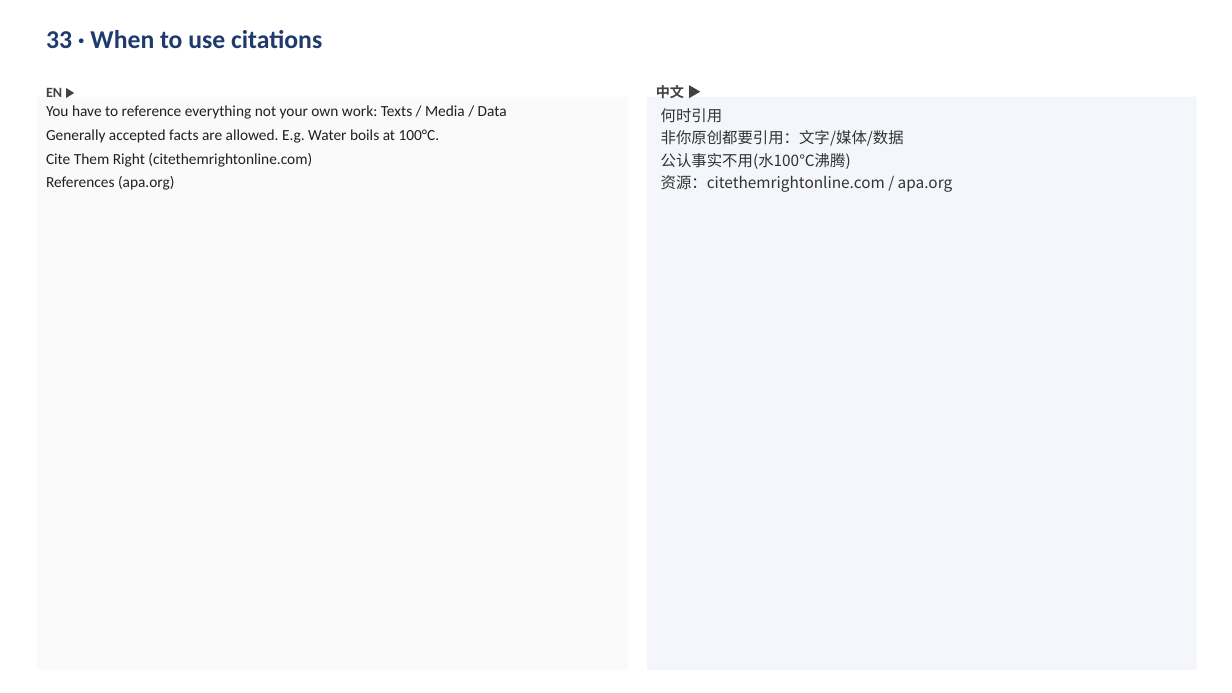
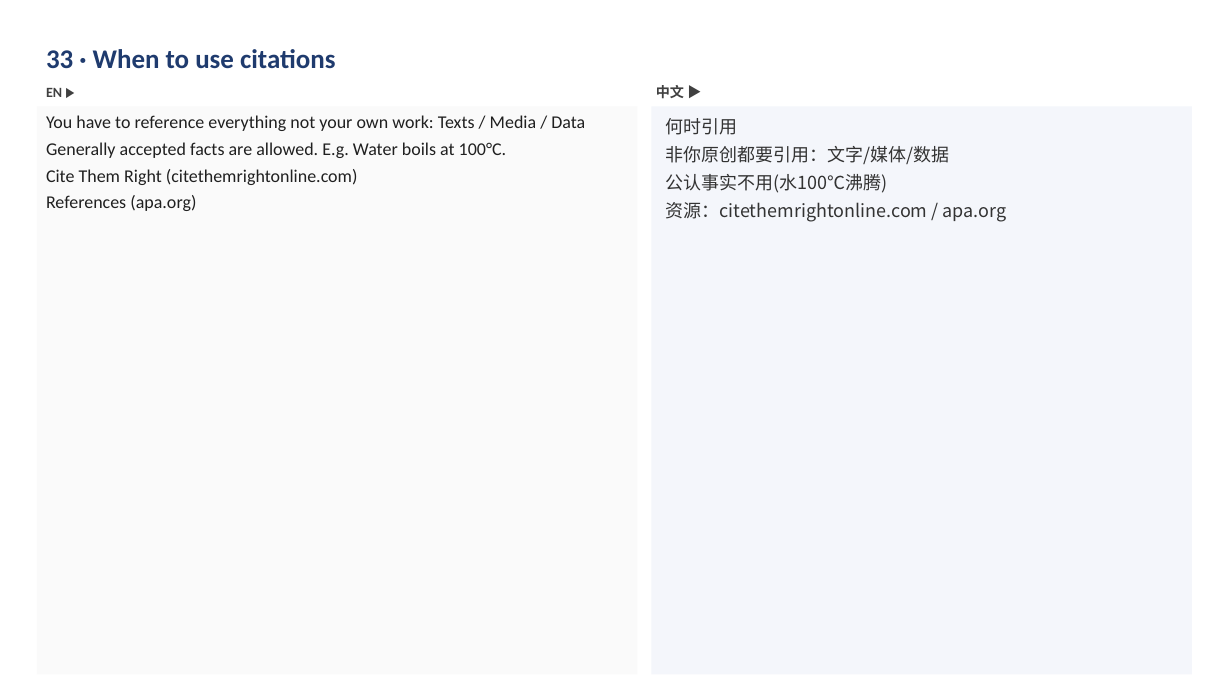
Before and after one commit to 975801846-star/workspace-outputs, a slide deck: slide 33 of LLP307_EAP_写作课_中英对照.pptx. Drawn at 1232x693 pixels with LibreOffice and Linux fonts; fonts in the diff are those of the drawing. Boxes give left, top, right and bottom in pixels: in the first picture for what was removed or moved away, otherwise in the second. Text is boxed around its words. In the diff, an @@ line names an element or a change of style, - is before the commit and + after.

Commit message:
LLP307 EAP bilingual slides — enlarged fonts (EN 14pt / CN 14pt)

```diff
--- a/LLP307_EAP_写作课_中英对照.pptx
+++ b/LLP307_EAP_写作课_中英对照.pptx
@@ text "33 · When to use ..." moved from (x1=46, y1=30, x2=322, y2=48) to (x1=46, y1=49, x2=335, y2=69) @@
@@ text "33 · When to use ..." at (x1=46, y1=49, x2=335, y2=69): size 20 to 21 pt @@
@@ text "You have to reference everything ..." moved from (x1=46, y1=105, x2=507, y2=190) to (x1=46, y1=115, x2=585, y2=211) @@
@@ text "You have to reference everything ..." at (x1=46, y1=115, x2=585, y2=211): size 12 to 14 pt @@
@@ rectangle "何时引用" resized from (x1=647, y1=97, x2=1197, y2=670) to (x1=652, y1=106, x2=1192, y2=675) @@
@@ rectangle "何时引用" at (x1=652, y1=106, x2=1192, y2=675): size 12 to 14 pt; more space between paragraphs @@
```
Also in this commit, not shown: 49 other slides changed.
